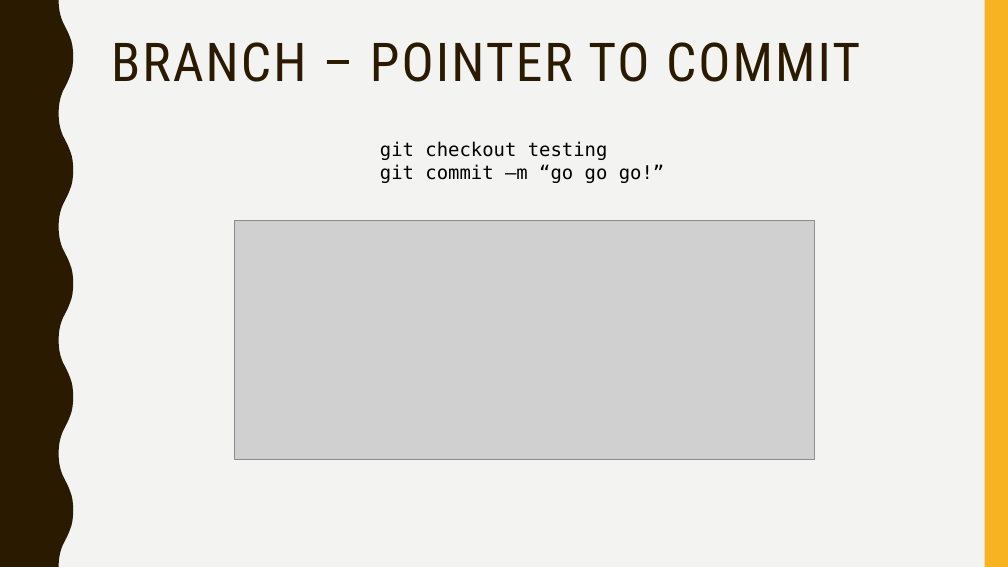
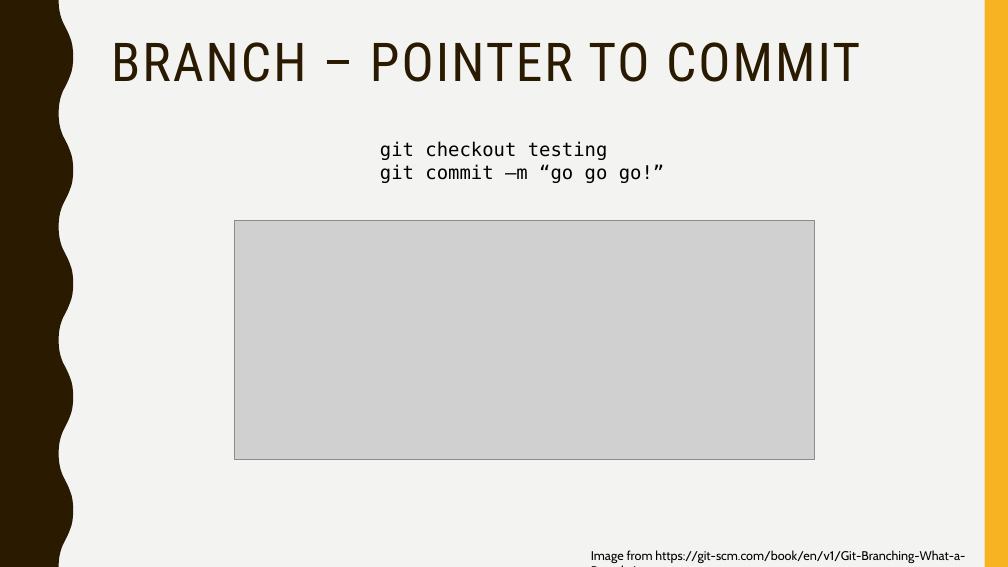
Before and after one commit to pswai/learn-git, a slide deck: slide 12 of learn-git.pptx. Drawn at 1008x567 pixels with LibreOffice and Linux fonts; fonts in the diff are those of the drawing; grey boxes stand for pictures. Boxes give left, top, right and bottom in pixels: in the first picture for what was removed or moved away, otherwise in the second. Text is boxed around its words. In the diff, an @@ line names an element or a change of style, - is before the commit and + after.

```diff
--- a/learn-git.pptx
+++ b/learn-git.pptx
@@ text added at (591,550,965,563), 12 pt, text #000000 @@
+Image from https://git-scm.com/book/en/v1/Git-Branching-What-a-Branch-Is
```
Also in this commit, not shown: 2 other slides changed.
